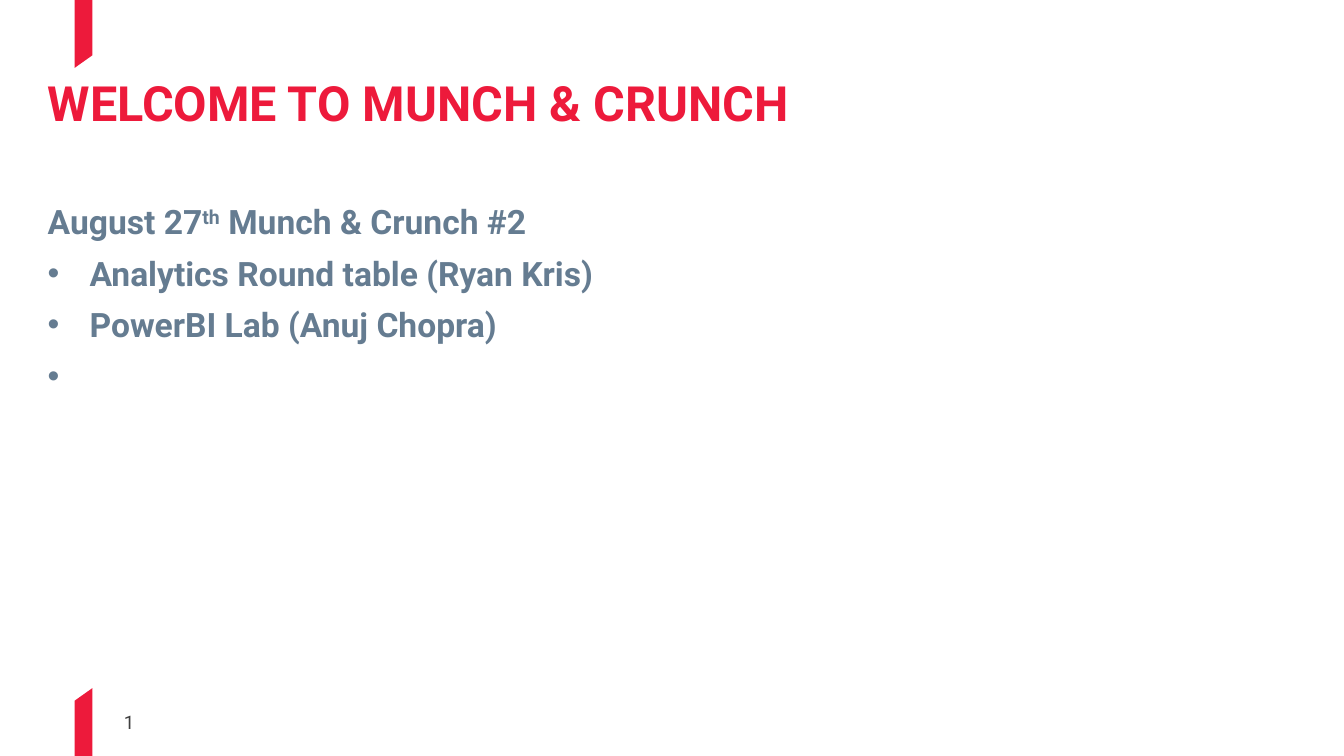
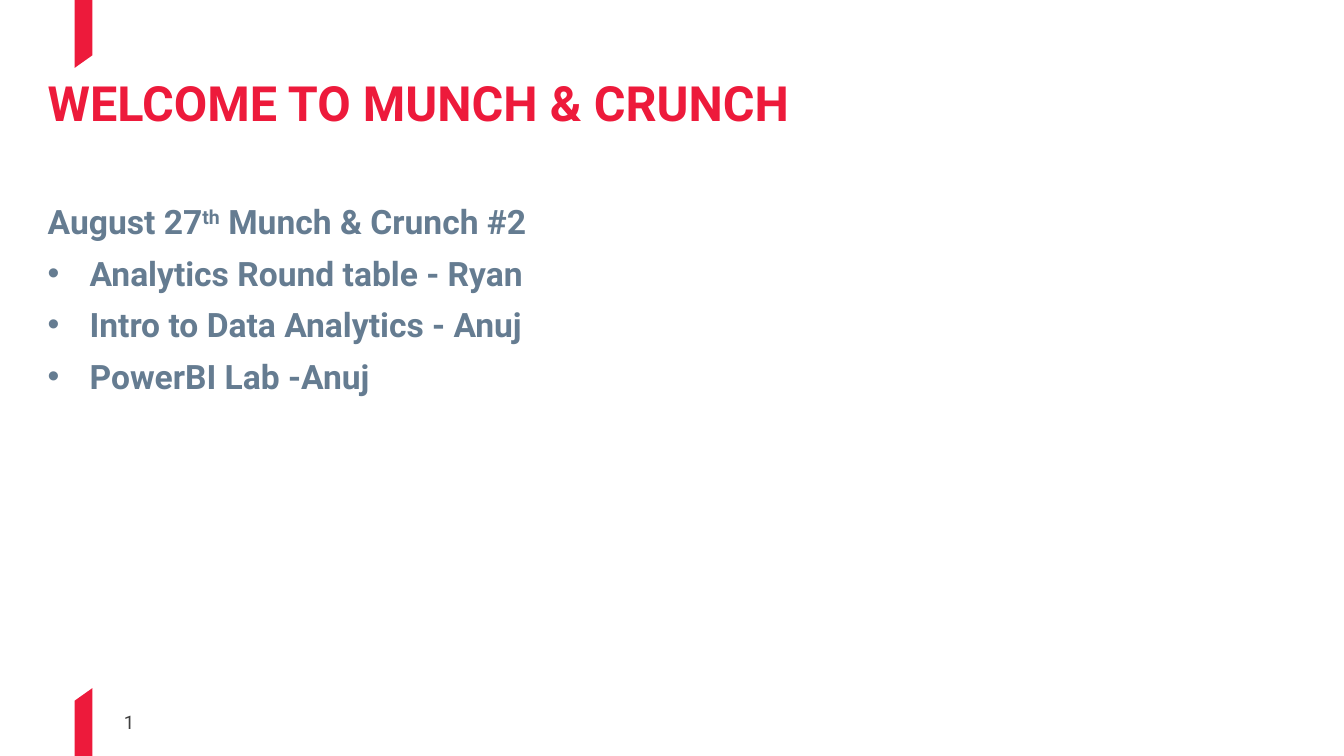
Before and after one commit to BDO-Australia/MunchAndCrunch, a slide deck: slide 1 of Session2/Munch and Crunch 02 - 20190823.pptx. Drawn at 1344x756 pixels with LibreOffice and Linux fonts; fonts in the diff are those of the drawing; background and template pictures are left out. Boxes give left, top, right and bottom in pixels: in the first picture for what was removed or moved away, otherwise in the second. Text is boxed around its words. In the diff, an @@ line names an element or a change of style, - is before the commit and + after.

Commit message:
updated introduction

```diff
--- a/Session2/Munch and Crunch 02 - 20190823.pptx
+++ b/Session2/Munch and Crunch 02 - 20190823.pptx
@@ text at (90, 261, 523, 396): text changed @@
-• Analytics Round table (Ryan Kris)
-• PowerBI Lab (Anuj Chopra)
+• Analytics Round table - Ryan
+• Intro to Data Analytics - Anuj
+• PowerBI Lab -Anuj
```
Also in this commit, not shown: 1 slide added, 2 other files.
